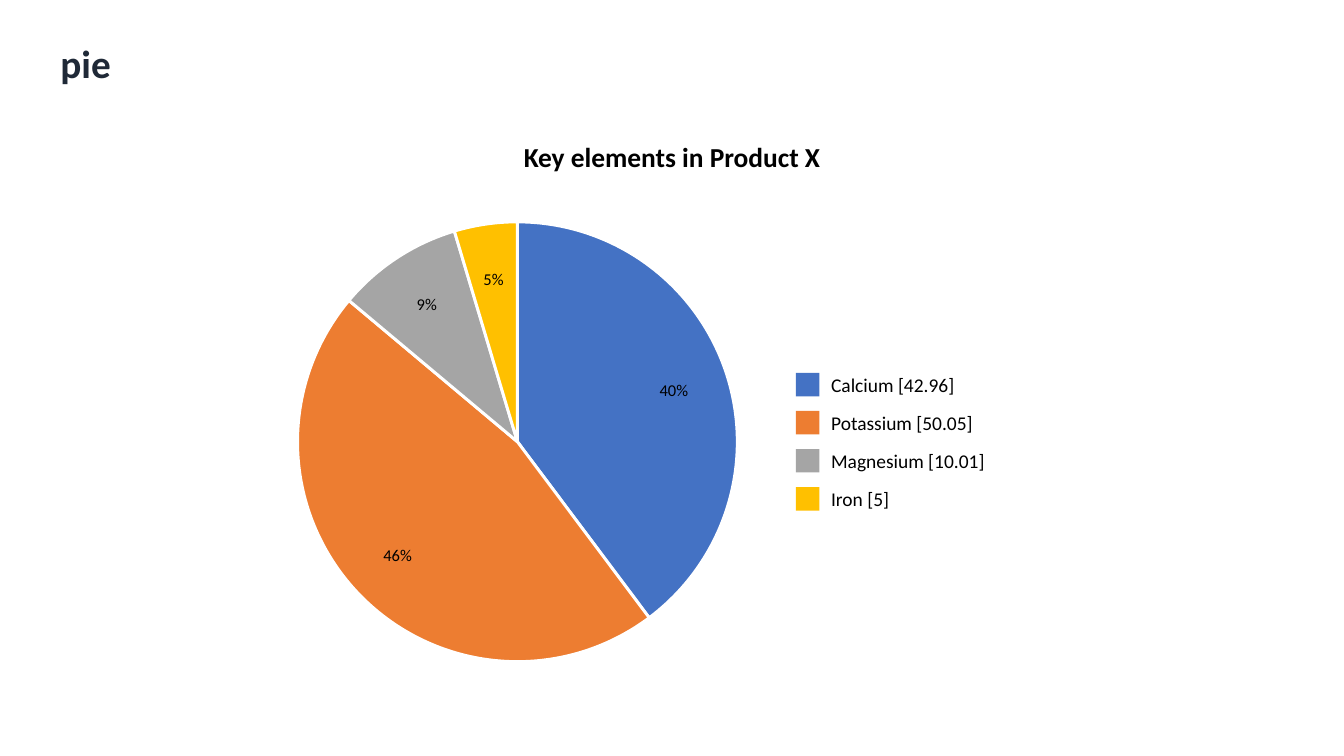
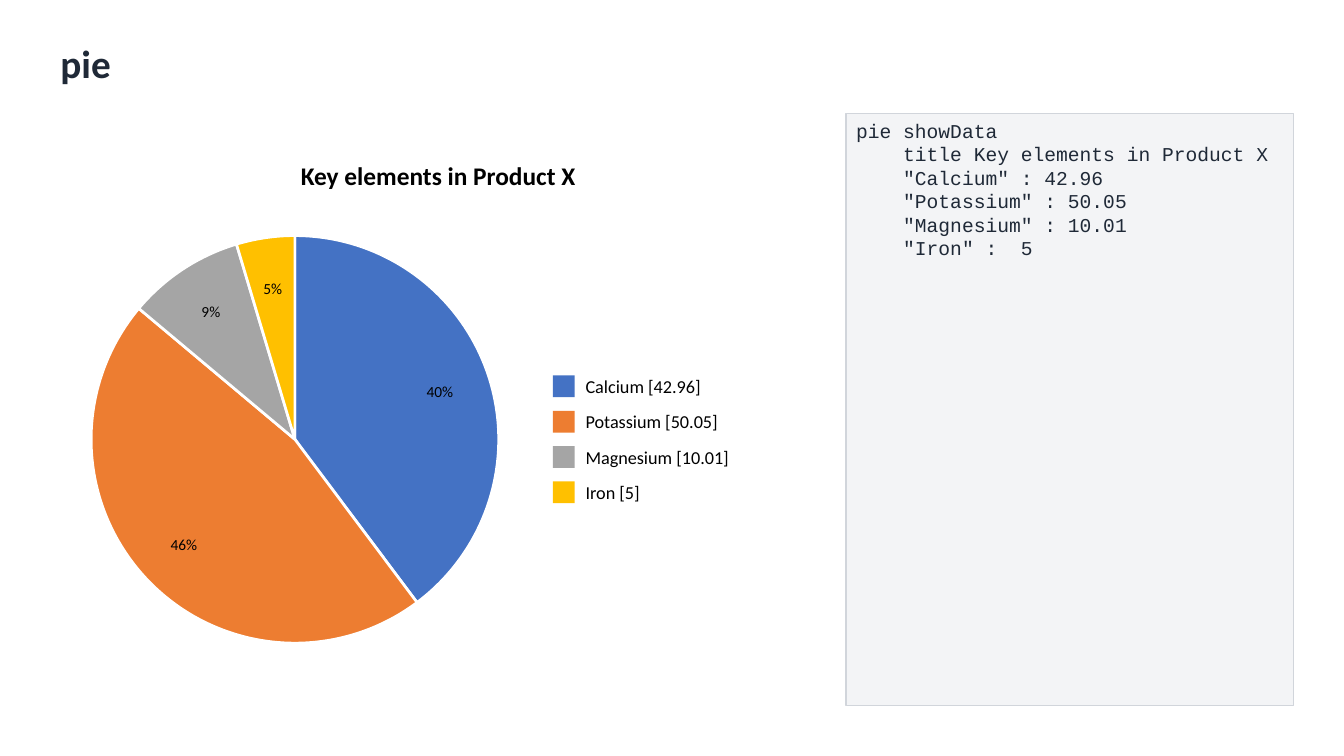
Before and after one commit to nicolasbridelance/md2nativedocx, a slide deck: slide 40 of test-corpus/word-verification/all-types-deck.pptx. Drawn at 1344x756 pixels with LibreOffice and Linux fonts; fonts in the diff are those of the drawing. Boxes give left, top, right and bottom in pixels: in the first picture for what was removed or moved away, otherwise in the second. Text is boxed around its words. In the diff, an @@ line names an element or a change of style, - is before the commit and + after.

```diff
--- a/test-corpus/word-verification/all-types-deck.pptx
+++ b/test-corpus/word-verification/all-types-deck.pptx
@@ rectangle added at box(846, 113, 1294, 706), fill #F3F4F6, outline #D1D5DB 0.75 pt, 14 pt, text #1F2937 @@
+pie showData
+title Key elements in Product X
+"Calcium" : 42.96
+"Potassium" : 50.05
+"Magnesium" : 10.01
+"Iron" : 5
@@ text "Key elements in Product X": place and size @@
-text "Key elements in Product X" at box(524, 147, 820, 172)
+text "Key elements in Product X" at box(301, 167, 575, 189)
@@ text "Key elements in Product X" at box(301, 167, 575, 189): size 19.5 to 18.1 pt @@
@@ pie slice (boxed as its full ellipse): place and size @@
-pie slice (boxed as its full ellipse) at box(297, 222, 737, 661)
+pie slice (boxed as its full ellipse) at box(91, 236, 498, 643)
@@ outline #FFFFFF 2.09 pt to #FFFFFF 1.94 pt in 4 elements at box(91, 236, 498, 643), box(91, 236, 498, 643), box(91, 236, 498, 643), box(91, 236, 498, 643) @@
@@ pie slice (boxed as its full ellipse): place and size @@
-pie slice (boxed as its full ellipse) at box(297, 222, 737, 661)
+pie slice (boxed as its full ellipse) at box(91, 236, 498, 643)
@@ pie slice (boxed as its full ellipse): place and size @@
-pie slice (boxed as its full ellipse) at box(297, 222, 737, 661)
+pie slice (boxed as its full ellipse) at box(91, 236, 498, 643)
@@ pie slice (boxed as its full ellipse): place and size @@
-pie slice (boxed as its full ellipse) at box(297, 222, 737, 661)
+pie slice (boxed as its full ellipse) at box(91, 236, 498, 643)
@@ text "9%": place and size @@
-text "9%" at box(417, 299, 437, 310)
+text "9%" at box(201, 306, 220, 317)
@@ size 11.9 to 11 pt in 4 elements at box(201, 306, 220, 317), box(171, 539, 198, 550), box(427, 386, 454, 397), box(263, 283, 282, 294) @@
@@ text "5%": place and size @@
-text "5%" at box(483, 273, 503, 285)
+text "5%" at box(263, 283, 282, 294)
@@ text "40%": place and size @@
-text "40%" at box(660, 385, 689, 396)
+text "40%" at box(427, 386, 454, 397)
@@ rectangle: place and size @@
-rectangle at box(797, 373, 820, 396)
+rectangle at box(554, 376, 576, 398)
@@ text "Calcium [42.96]": place and size @@
-text "Calcium [42.96]" at box(831, 378, 954, 395)
+text "Calcium [42.96]" at box(586, 379, 701, 396)
@@ rectangle: place and size @@
-rectangle at box(797, 411, 820, 435)
+rectangle at box(554, 411, 576, 434)
@@ text "Potassium [50.05]": place and size @@
-text "Potassium [50.05]" at box(831, 416, 972, 433)
+text "Potassium [50.05]" at box(586, 414, 718, 431)
@@ rectangle: place and size @@
-rectangle at box(797, 450, 820, 473)
+rectangle at box(554, 447, 576, 469)
@@ text "Magnesium [10.01]": place and size @@
-text "Magnesium [10.01]" at box(831, 454, 984, 472)
+text "Magnesium [10.01]" at box(586, 450, 729, 467)
@@ size 14 to 12.9 pt in 4 elements at box(586, 414, 718, 431), box(586, 379, 701, 396), box(586, 450, 729, 467), box(586, 485, 639, 502) @@
@@ text "Iron [5]": place and size @@
-text "Iron [5]" at box(831, 492, 889, 509)
+text "Iron [5]" at box(586, 485, 639, 502)
@@ rectangle: place and size @@
-rectangle at box(797, 487, 820, 510)
+rectangle at box(554, 482, 576, 504)
@@ text "46%": place and size @@
-text "46%" at box(383, 549, 412, 561)
+text "46%" at box(171, 539, 198, 550)
```
Also in this commit, not shown: 61 other slides changed, 42 other files.
